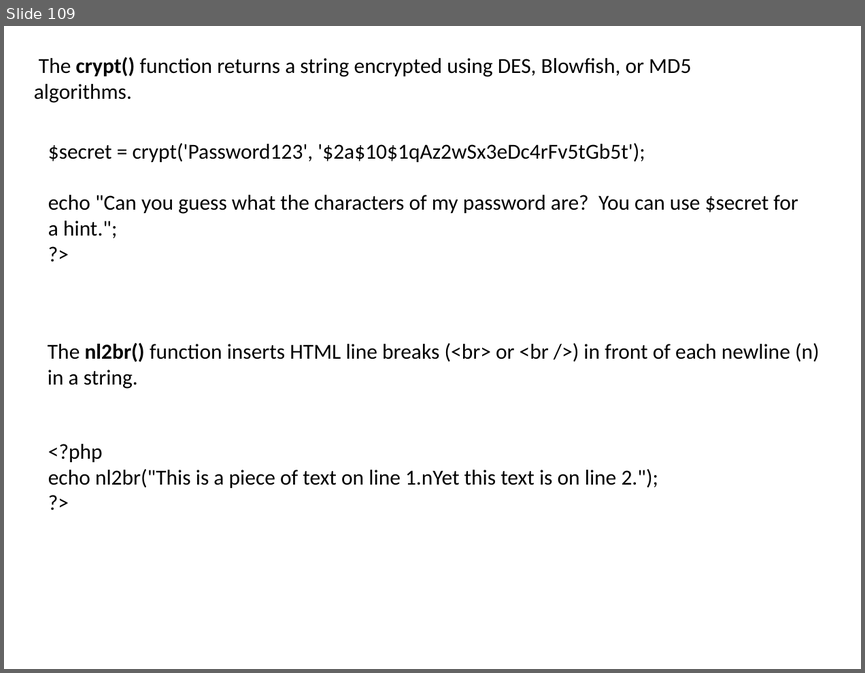
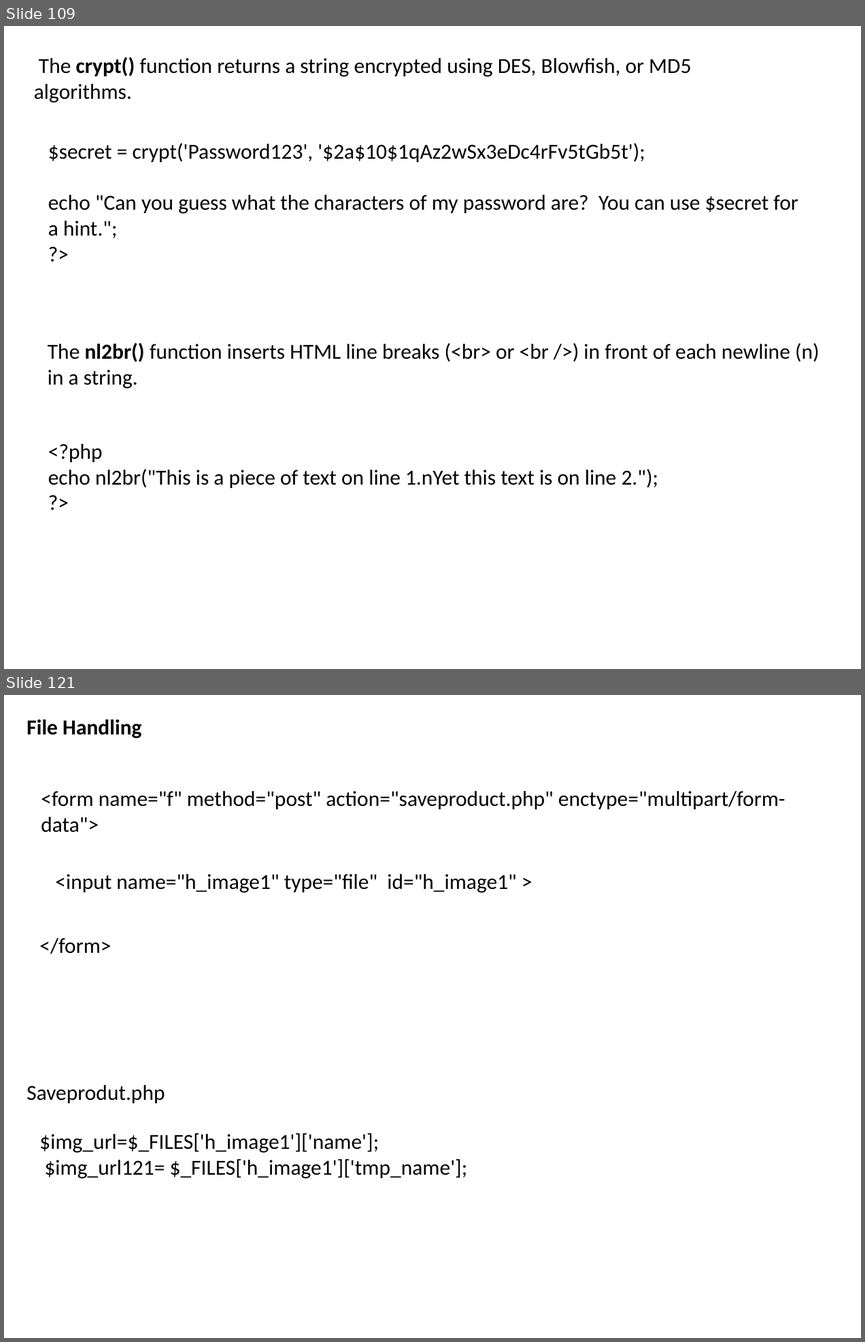
Before and after one commit to sanjay70sharma/PHP, a slide deck: PHP.pptx. Shown one above the other, each under a label of ours: slide 109 before the commit, slides 109 and 121 after it; the slides between them are not shown. The pictures are 865x673 and 865x1342 pixels, drawn with LibreOffice and Linux fonts; fonts in the diff are those of the drawing. Boxes give left, top, right and bottom in pixels: in the first picture for what was removed or moved away, otherwise in the second. Text is boxed around its words. In the diff, an @@ line names an element or a change of style, - is before the commit and + after.

```diff
--- a/PHP.pptx
+++ b/PHP.pptx
@@ slide 121 added at box(4, 695, 861, 1338), background #FFFFFF @@
@@ text added at box(26, 719, 141, 739), 18 pt, text #000000, bold @@
+File Handling
@@ text added at box(41, 791, 785, 832), 18 pt, text #000000 @@
+<form name="f" method="post" action="saveproduct.php" enctype="multipart/form-data">
@@ text added at box(55, 874, 516, 893), 18 pt, text #000000 @@
+<input name="h_image1" type="file" id="h_image1" >
@@ text added at box(39, 938, 111, 954), 18 pt, text #000000 @@
+</form>
@@ text added at box(26, 1085, 164, 1103), 18 pt, text #000000 @@
+Saveprodut.php
@@ text added at box(39, 1133, 468, 1178), 18 pt, text #000000 @@
+$img_url=$_FILES['h_image1']['name'];
+$img_url121= $_FILES['h_image1']['tmp_name'];
```
Also in this commit, not shown: 26 other slides added.
